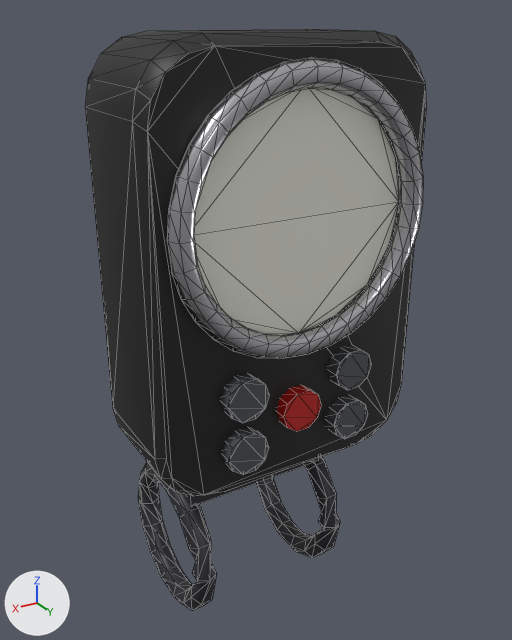
The glTF model assets/models/vario_90s.glb: old version first, new version second.
Before and after are seen from a 50 mm camera at (0.103, 0.1855, 0.1663) aimed at (-0.0046, 0.0061, 0.0766). Lighting does not change. The marker at lower left points along +X, +Y and +Z. The older version comes first. Mesh edges are drawn as thin lines. Vertices at exactly the same position are counted once.

Objects in the first picture: 'Body', 'Screen'.
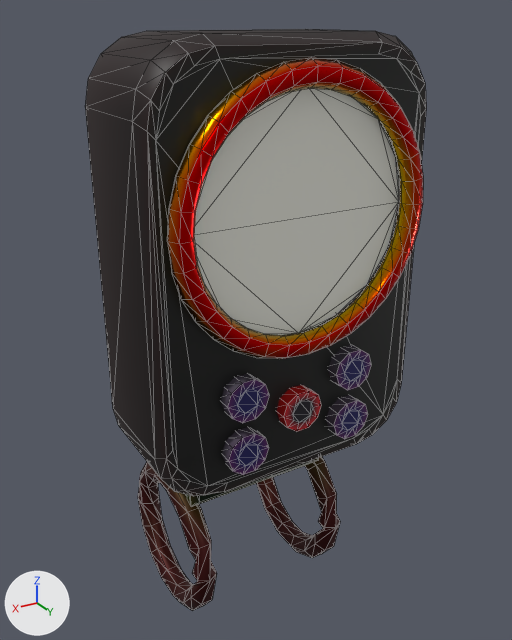
Where the change shows, as pixel boxes [x1, y1, x2, y2] in the pictures (512 x 640 px):
'Body', recoloured, reshaped (darker): [85, 29, 426, 611] in both
part 1 of me_body, added: after [147, 42, 426, 506]

What changed in the scene script:
```text
Change mat_variochrome:
    where n0 = _N.new('ShaderNodeBsdfPrincipled'); n0.name = 'Principled BSDF'
    remove n0.inputs[0].default_value = (0.604, 0.604, 0.638, 1.0)  # 'Base Color', light grey #ccccd1
    add n2 = _N.new('ShaderNodeMix'); n2.name = 'Mix'
    add n2.data_type = 'RGBA'
    add n2.blend_type = 'MULTIPLY'
    add n2.inputs[0].default_value = 1.0  # 'Factor'
    add n2.inputs[7].default_value = (0.604, 0.604, 0.638, 1.0)  # 'B', light grey #ccccd1
    add n3 = _N.new('ShaderNodeVertexColor'); n3.name = 'Color Attribute'
    add _L.new(n2.outputs[2], n0.inputs[0])  # 'Result' to 'Base Color'
    add _L.new(n3.outputs[0], n2.inputs[6])  # 'Color' to 'A'
Change mat_variokey:
    where n0 = _N.new('ShaderNodeBsdfPrincipled'); n0.name = 'Principled BSDF'
    remove n0.inputs[0].default_value = (0.0732, 0.0783, 0.089, 1.0)  # 'Base Color', dark grey #4c4f54
    add n2 = _N.new('ShaderNodeMix'); n2.name = 'Mix'
    add n2.data_type = 'RGBA'
    add n2.blend_type = 'MULTIPLY'
    add n2.inputs[0].default_value = 1.0  # 'Factor'
    add n2.inputs[7].default_value = (0.0732, 0.0783, 0.089, 1.0)  # 'B', dark grey #4c4f54
    add n3 = _N.new('ShaderNodeVertexColor'); n3.name = 'Color Attribute'
    add _L.new(n2.outputs[2], n0.inputs[0])  # 'Result' to 'Base Color'
    add _L.new(n3.outputs[0], n2.inputs[6])  # 'Color' to 'A'
Change mat_variobutton:
    where n0 = _N.new('ShaderNodeBsdfPrincipled'); n0.name = 'Principled BSDF'
    remove n0.inputs[0].default_value = (0.523, 0.01, 0.00719, 1.0)  # 'Base Color', red #bf1914
    add n2 = _N.new('ShaderNodeMix'); n2.name = 'Mix'
    add n2.data_type = 'RGBA'
    add n2.blend_type = 'MULTIPLY'
    add n2.inputs[0].default_value = 1.0  # 'Factor'
    add n2.inputs[7].default_value = (0.523, 0.01, 0.00719, 1.0)  # 'B', red #bf1914
    add n3 = _N.new('ShaderNodeVertexColor'); n3.name = 'Color Attribute'
    add _L.new(n2.outputs[2], n0.inputs[0])  # 'Result' to 'Base Color'
    add _L.new(n3.outputs[0], n2.inputs[6])  # 'Color' to 'A'
Change mat_varioclamp:
    where n0 = _N.new('ShaderNodeBsdfPrincipled'); n0.name = 'Principled BSDF'
    remove n0.inputs[0].default_value = (0.0509, 0.0509, 0.0593, 1.0)  # 'Base Color', dark grey #404045
    add n2 = _N.new('ShaderNodeMix'); n2.name = 'Mix'
    add n2.data_type = 'RGBA'
    add n2.blend_type = 'MULTIPLY'
    add n2.inputs[0].default_value = 1.0  # 'Factor'
    add n2.inputs[7].default_value = (0.0509, 0.0509, 0.0593, 1.0)  # 'B', dark grey #404045
    add n3 = _N.new('ShaderNodeVertexColor'); n3.name = 'Color Attribute'
    add _L.new(n2.outputs[2], n0.inputs[0])  # 'Result' to 'Base Color'
    add _L.new(n3.outputs[0], n2.inputs[6])  # 'Color' to 'A'
Change me_body:
    used by ob_body; location = (0.0, 0.0, 0.0)
    remove me_body.from_pydata(...)  # 552 vertices, 1068 faces; spans x -0.043..0.043, y -0.027..0.042, z -0.026..0.162
    add me_body.from_pydata(...)  # 756 vertices, 1476 faces; spans x -0.043..0.043, y -0.027..0.042, z -0.026..0.162
    me_body part 1: 204 vertices added at x -0.041..0.041, y -0.015..0.04, z 0.021..0.16
```
